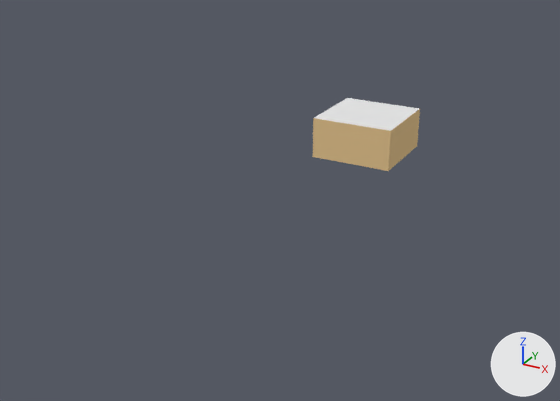
One commit to the Blender file Simulation/Lidar_Simulation.blend: the scene before it, then after it.
Before and after are seen from a 50 mm camera at (21.3, -52.5, 20.5) aimed at (-4.8, -5.0, -3.2). Arrows for +X, +Y and +Z are at lower right; the lights stay in place.
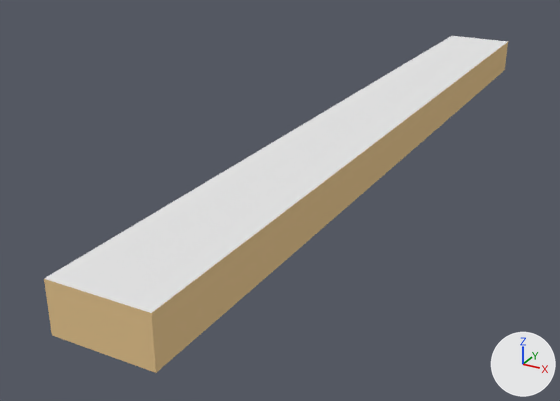
Where the newer file only moved an object's origin or applied its transform, the numbers keep the older frame.

What the commit changed:
Object 'Walls' (ob_walls) is rescaled from (1.0, 1.0, 1.0) to (1.0, 10.0, 1.0).
In object 'Plane.004' (ob_plane_004), parent is now set to ob_walls.
In object 'Plane.002' (ob_plane_002), parent is now set to ob_walls.
In object 'Plane.001' (ob_plane_001), parent is now set to ob_walls.

Where the change shows, as pixel boxes (x1, y1, x2, y2) in the pictures (560 x 401 px):
'Plane.001', rescaled, moved (339% wider, 718% taller): before (314, 98, 419, 131); after (44, 36, 508, 313)
'Plane.002', rescaled, moved (985% wider, 427% taller): before (388, 109, 420, 171); after (151, 42, 508, 373)
'Plane.004', rescaled, moved (43% wider, 76% taller): before (313, 118, 391, 171); after (44, 279, 156, 373)
